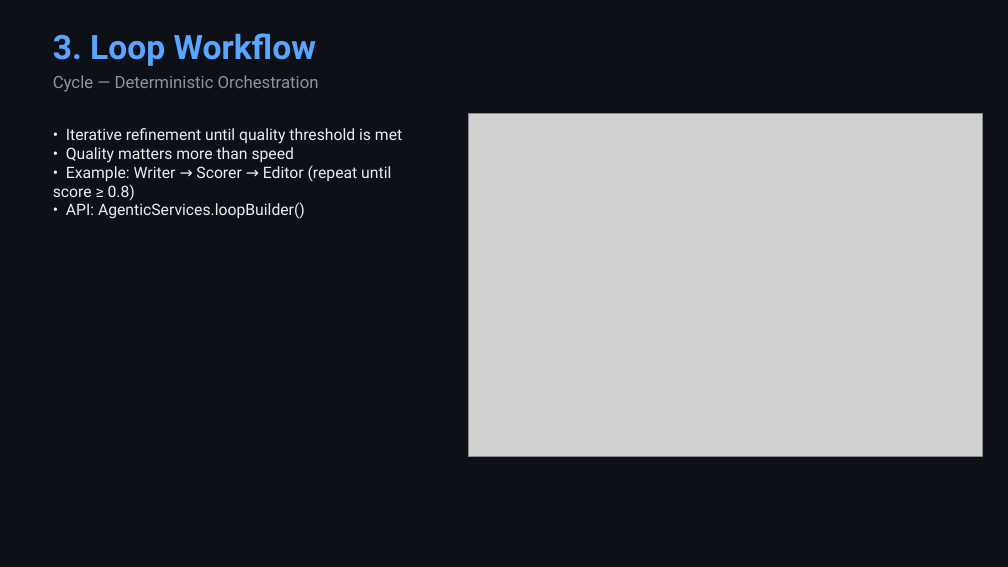
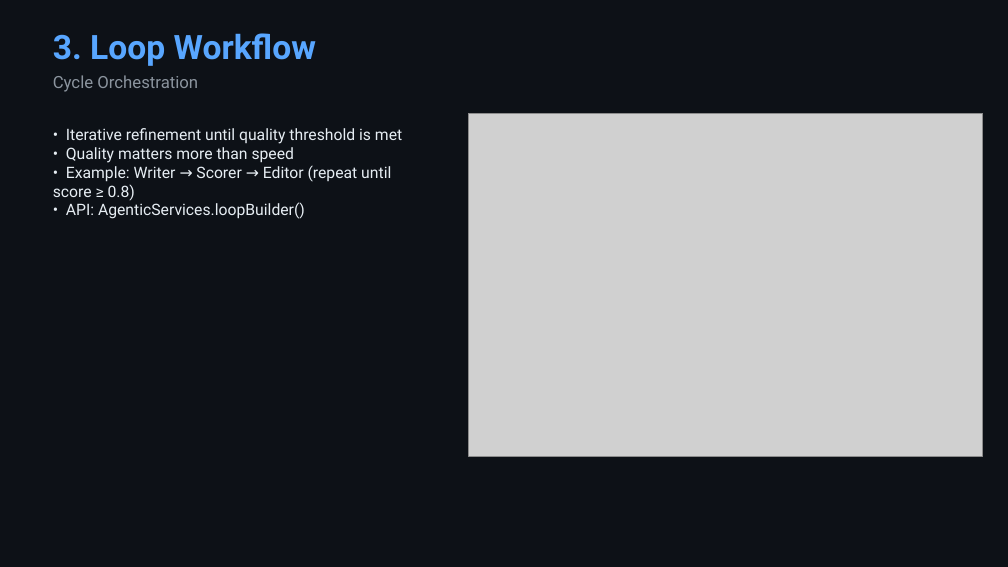
Before and after one commit to roryp/matrixagents, a slide deck: slide 7 of MatrixAgents-Showcase.pptx. Drawn at 1008x567 pixels with LibreOffice and Linux fonts; fonts in the diff are those of the drawing; grey boxes stand for pictures. Boxes give left, top, right and bottom in pixels: in the first picture for what was removed or moved away, otherwise in the second. Text is boxed around its words. In the diff, an @@ line names an element or a change of style, - is before the commit and + after.

```diff
--- a/MatrixAgents-Showcase.pptx
+++ b/MatrixAgents-Showcase.pptx
@@ text at box(53, 75, 198, 92): text changed @@
-Cycle — Deterministic Orchestration
+Cycle Orchestration
```
Also in this commit, not shown: 5 other slides changed, 8 other files.
